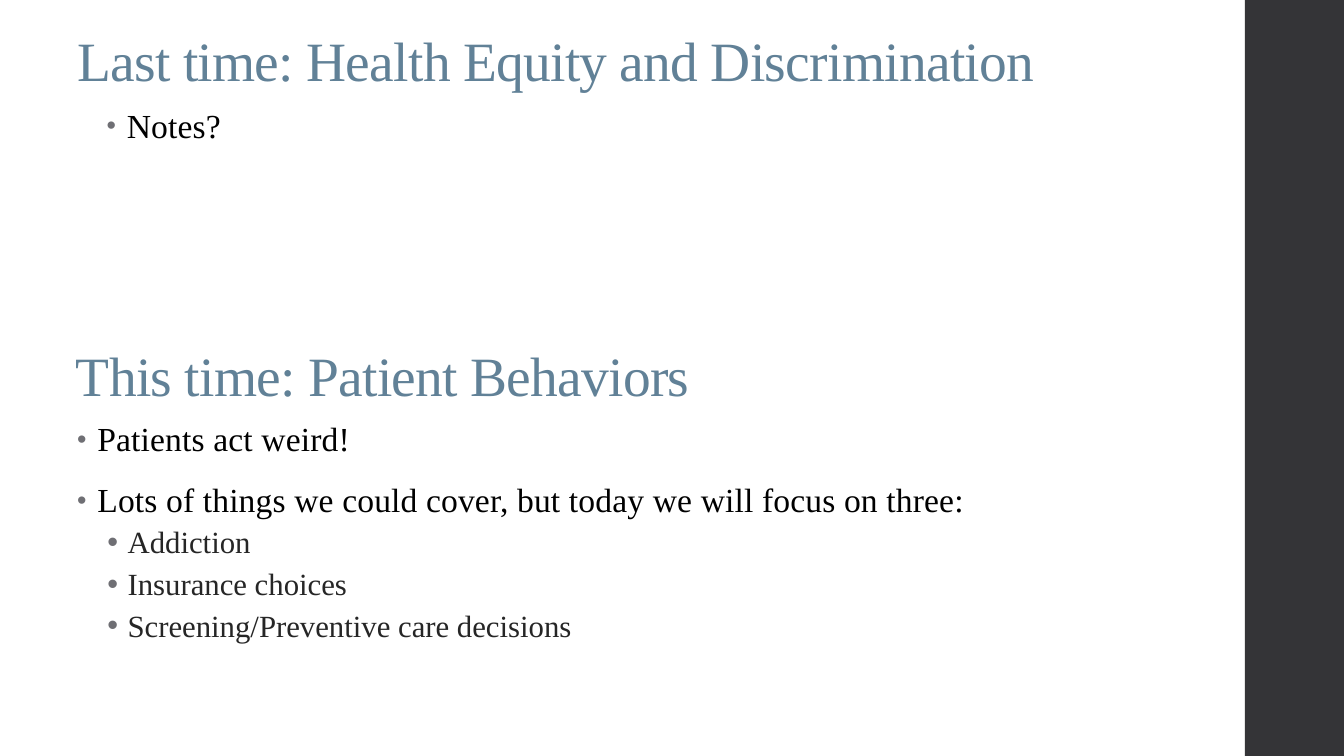
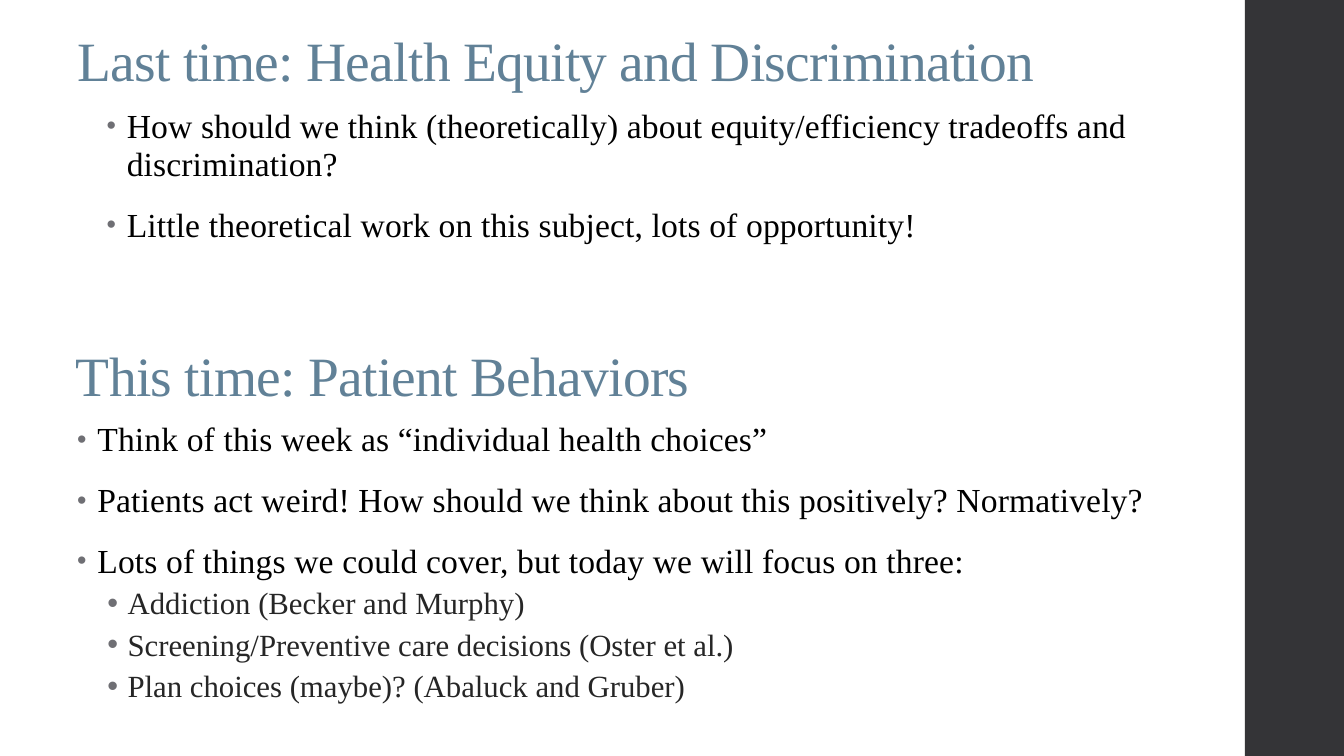
Before and after one commit to alex-hoagland/HAD6750H, a slide deck: slide 4 of Lecture09_PatientBehavior/L9Slides_PatientBehavior_2023W.pptx (slide 3 before the commit). Drawn at 1344x756 pixels with LibreOffice and Linux fonts; fonts in the diff are those of the drawing. Boxes give left, top, right and bottom in pixels: in the first picture for what was removed or moved away, otherwise in the second. Text is boxed around its words. In the diff, an @@ line names an element or a change of style, - is before the commit and + after.

```diff
--- a/Lecture09_PatientBehavior/L9Slides_PatientBehavior_2023W.pptx
+++ b/Lecture09_PatientBehavior/L9Slides_PatientBehavior_2023W.pptx
@@ text at [127,114,1126,243]: text changed @@
-• Notes?
+• How should we think (theoretically) about equity/efficiency tradeoffs and discrimination?
+• Little theoretical work on this subject, lots of opportunity!
@@ text at [97,427,1142,519]: text changed @@
-• Patients act weird!
+• Think of this week as “individual health choices”
+• Patients act weird! How should we think about this positively? Normatively?
@@ text at [128,592,733,703]: text changed @@
-  • Addiction
-  • Insurance choices
-  • Screening/Preventive care decisions
+  • Addiction (Becker and Murphy)
+  • Screening/Preventive care decisions (Oster et al.)
+  • Plan choices (maybe)? (Abaluck and Gruber)
```
Also in this commit, not shown: 1 other slide changed, 37 slides added, 8 other files.
